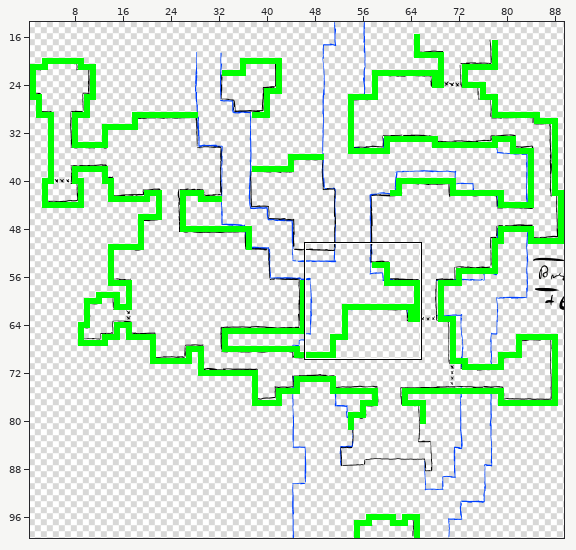
One commit to this Tiled map: assets/Tiled/DarkForest.tmx. Above: a wide view before the commit, with the close-up outlined.
Close-up. Before the edit:
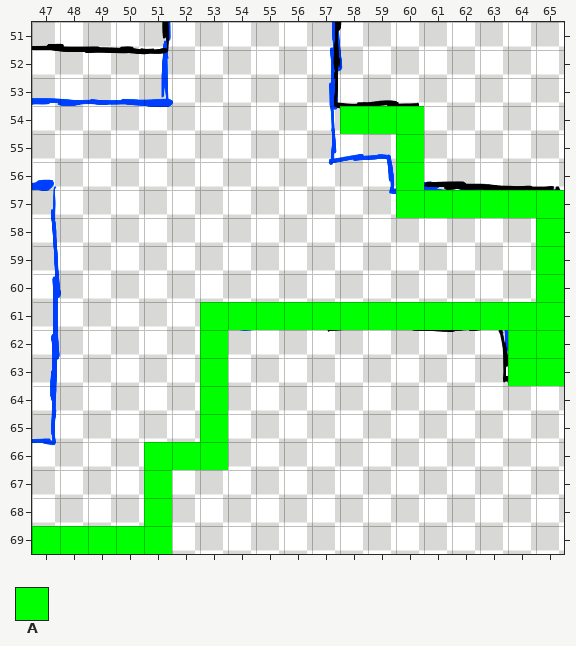
Cells are 32x32 px. Shown: x 47..65, y 51..69. The commit also changed other parts of the map, which this record leaves out.
Key: from "Tileset_PlaceHolder": A 51.
_ is an empty cell.
Layer "Bordure" before, first column x 47:
51 ___________________
52 ___________________
53 ___________________
54 ___________AAA_____
55 _____________A_____
56 _____________A_____
57 _____________AAAAAA
58 __________________A
59 __________________A
60 __________________A
61 ______AAAAAAAAAAAAA
62 ______A__________AA
63 ______A__________AA
64 ______A____________
65 ______A____________
66 ____AAA____________
67 ____A______________
68 ____A______________
69 AAAAA______________
Now the later version:
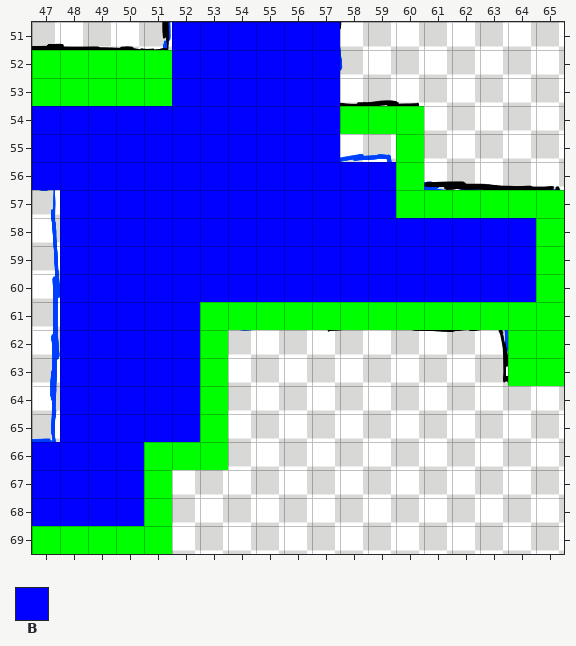
Further tiles: from "Tileset_PlaceHolder": B 251.
Difference:
Layer "Bordure":
The edit adds tile A in rows 52 to 53 at x 47 to 51.
Layer "River":
The edit adds tile B in rows 51 to 53 at x 52 to 57; in rows 54 to 55 at x 47 to 57; in row 56 at x 47 to 59; in row 57 at x 48 to 59; in rows 58 to 60 at x 48 to 64; in rows 61 to 65 at x 48 to 52.
The edit adds tile B in rows 66 to 68 at x 47 to 50.
Boxes around the changes in both close-ups, in picture pixels (x1, y1, x2, y2):
added: (32, 22, 536, 526)
